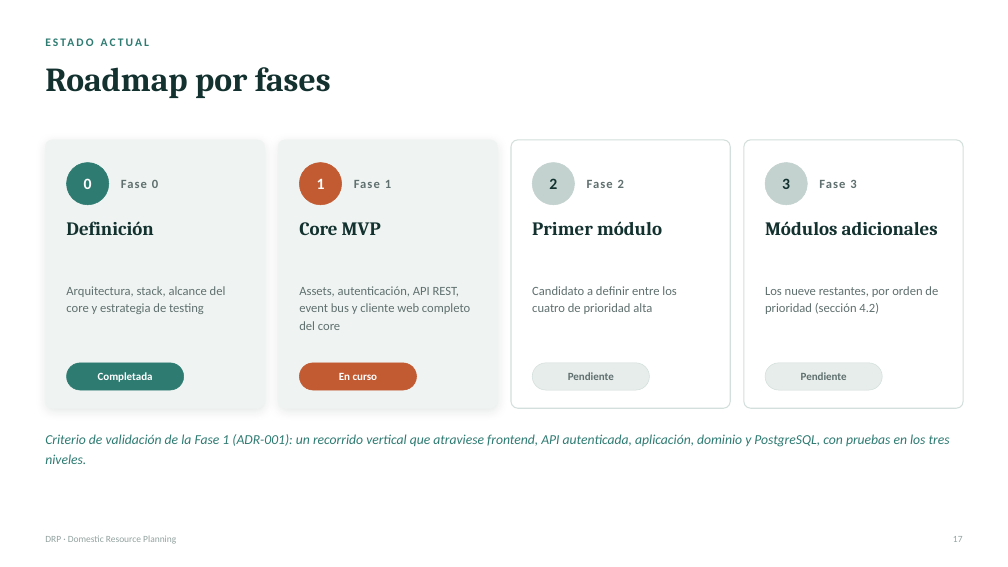
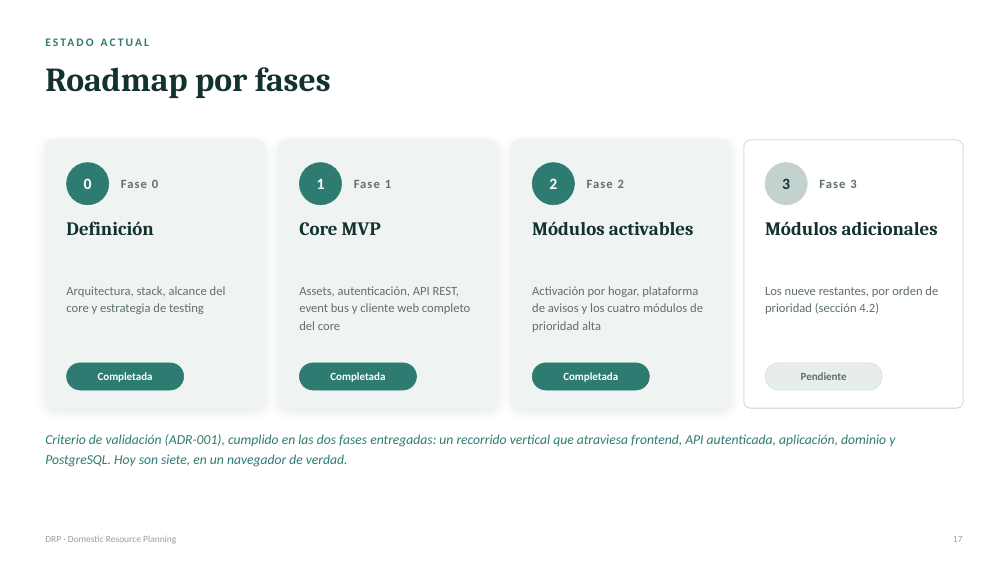
Before and after one commit to kikescribano/domestic_resource_planning, a slide deck: slide 18 of docs/common/marketing/DRP-resumen.pptx. Drawn at 1008x567 pixels with LibreOffice and Linux fonts; fonts in the diff are those of the drawing. Boxes give left, top, right and bottom in pixels: in the first picture for what was removed or moved away, otherwise in the second. Text is boxed around its words. In the diff, an @@ line names an element or a change of style, - is before the commit and + after.

```diff
--- a/docs/common/marketing/DRP-resumen.pptx
+++ b/docs/common/marketing/DRP-resumen.pptx
@@ rounded rectangle at box(511, 140, 730, 408): fill #FFFFFF to #EFF4F2; outline #D3DFDC 1 pt to #EFF4F2 0.5 pt; shadow on @@
@@ ellipse at box(299, 163, 342, 205): fill #C25A32 to #2E7B72; outline #C25A32 0.5 pt to #2E7B72 0.5 pt @@
@@ text "2" at box(549, 178, 557, 189): text colour #12312F to #FFFFFF @@
@@ ellipse at box(532, 163, 575, 205): fill #C3D2CF to #2E7B72; outline #C3D2CF 0.5 pt to #2E7B72 0.5 pt @@
@@ text at box(532, 221, 694, 235): text changed @@
-Primer módulo
+Módulos activables
@@ text at box(532, 286, 703, 332): text changed @@
-Candidato a definir entre los cuatro de prioridad alta
+Activación por hogar, plataforma de avisos y los cuatro módulos de prioridad alta
@@ rounded rectangle at box(299, 363, 417, 390): fill #C25A32 to #2E7B72; outline #C25A32 0.5 pt to #2E7B72 0.5 pt @@
@@ text at box(330, 372, 385, 382): text changed @@
-En curso
+Completada
@@ rounded rectangle at box(532, 363, 650, 390): fill #E7EDEB to #2E7B72; outline #D3DFDC 0.5 pt to #2E7B72 0.5 pt @@
@@ text at box(563, 372, 618, 382): text changed; text colour #5F706E to #FFFFFF @@
-Pendiente
+Completada
@@ text at box(45, 434, 895, 467): text changed @@
-Criterio de validación de la Fase 1 (ADR-001): un recorrido vertical que atraviese frontend, API autenticada, aplicación, dominio y PostgreSQL, con pruebas en los tres niveles.
+Criterio de validación (ADR-001), cumplido en las dos fases entregadas: un recorrido vertical que atraviesa frontend, API autenticada, aplicación, dominio y PostgreSQL. Hoy son siete, en un navegador de verdad.
```
Also in this commit, not shown: 5 other slides changed, 2 other files.
